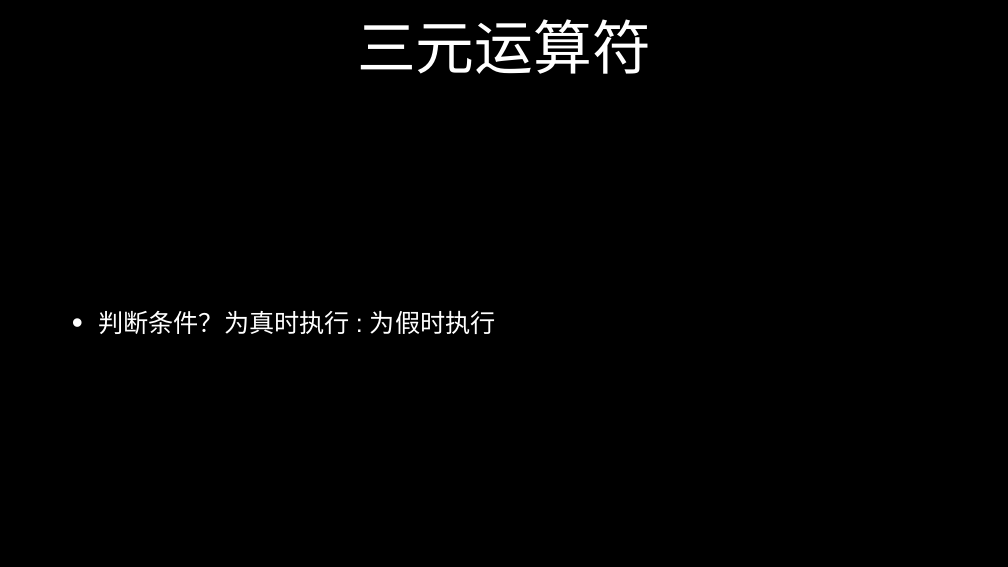
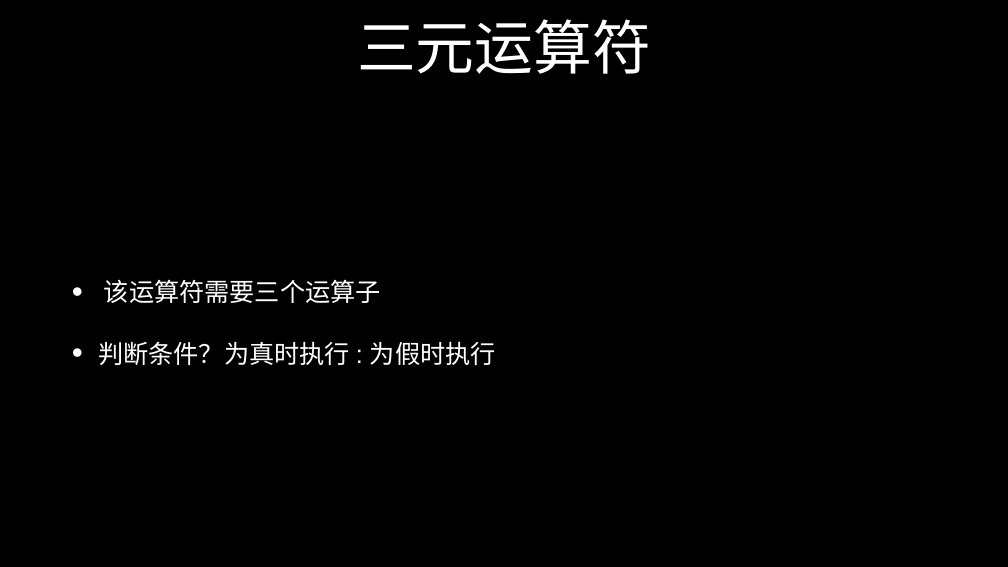
Before and after one commit to zmclass/web-study, a slide deck: slide 40 of 2019-10-28/ppt/javascript.pptx (slide 39 before the commit). Drawn at 1008x567 pixels with LibreOffice and Linux fonts; fonts in the diff are those of the drawing. Boxes give left, top, right and bottom in pixels: in the first picture for what was removed or moved away, otherwise in the second. Text is boxed around its words. In the diff, an @@ line names an element or a change of style, - is before the commit and + after.

```diff
--- a/2019-10-28/ppt/javascript.pptx
+++ b/2019-10-28/ppt/javascript.pptx
@@ text at box(104, 279, 381, 303): paragraph added @@
+• 该运算符需要三个运算子
```
Also in this commit, not shown: 5 other slides changed, 1 slide added, 10 other files.
